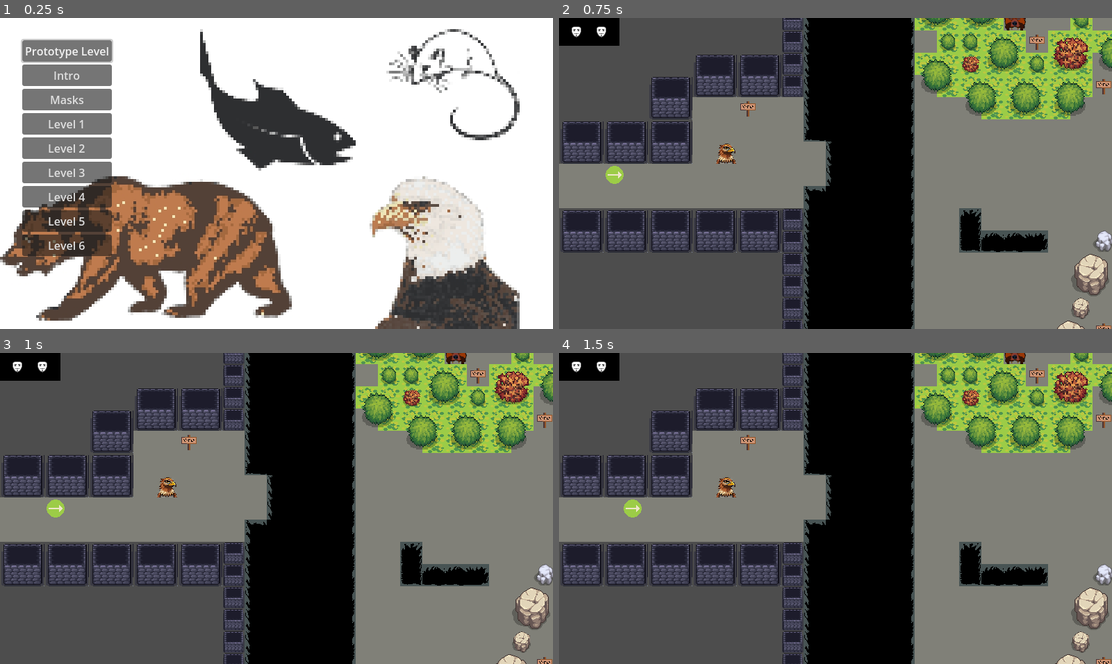
Above: before the commit, frames 1-4 (two rows, left to right).
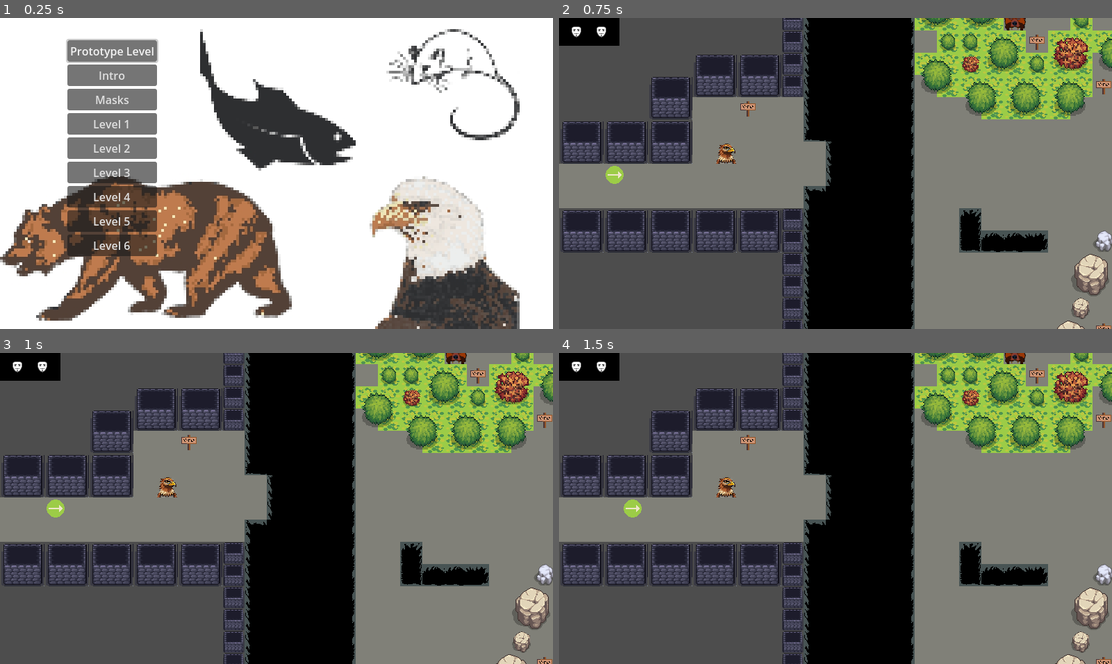
Above: after the commit, the same moments.

Repository: freeze88420/ggj26-spirit-masks-fork
Game: Godot game, scene res://level_selector/level_selector.tscn
Same seed, same stepped clock (60 frames per second), same inputs: the game is played once before the commit and once after it.
Inputs:
- Up to frame 1 (0.25 s): no input
- Up to frame 2 (0.75 s): click "Level 1" at 0.5 s
- Up to frame 3 (1 s): no input
- Up to frame 4 (1.5 s): tap Enter at 1.25 s; hold D (player_move_right) from 1.28 s (still down); tap Space (mask_interact) at 1.35 s

The runs differ from the first frame. In frame 1, 11% of the frame differs, in the area x 3-29%, y 6-77%; in frame 2, nothing differs; in frame 3, nothing differs; in frame 4, nothing differs.

Commit message:
fix: adjust margin in level selector

Diff:
--- a/level_selector/level_selector.tscn
+++ b/level_selector/level_selector.tscn
@@ -77,8 +77,9 @@
 texture = ExtResource("9_o0sms")
 
 [node name="MarginContainer" type="MarginContainer" parent="."]
-offset_right = 64.0
-offset_bottom = 64.0
+offset_left = 65.0
+offset_right = 289.0
+offset_bottom = 448.0
 theme_override_constants/margin_left = 32
 theme_override_constants/margin_top = 32
 theme_override_constants/margin_right = 32
